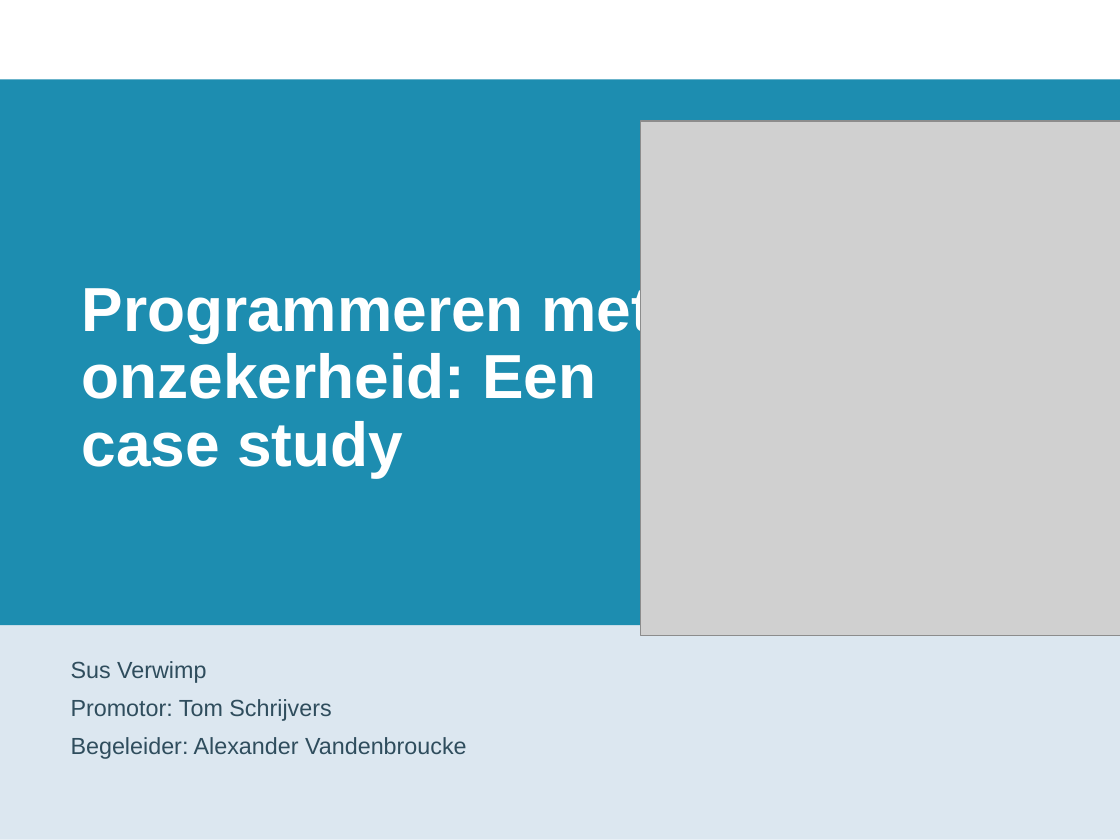
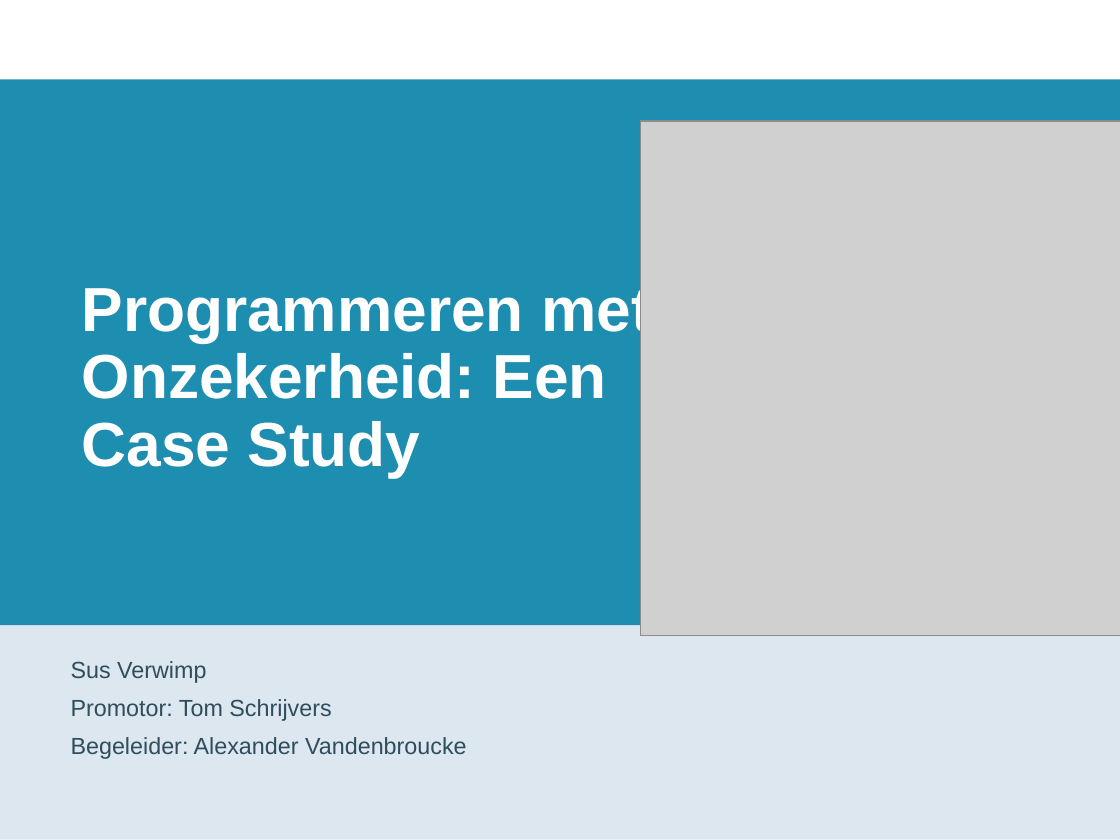
Before and after one commit to susverwimp/T208-Probabilistic-Programming-A-Case-Study, a slide deck: slide 1 of thesis/presentations/2 second/second.pptx. Drawn at 1120x840 pixels with LibreOffice and Linux fonts; fonts in the diff are those of the drawing; grey boxes stand for pictures; background and template pictures are left out. Boxes give left, top, right and bottom in pixels: in the first picture for what was removed or moved away, otherwise in the second. Text is boxed around its words. In the diff, an @@ line names an element or a change of style, - is before the commit and + after.

Commit message:
second presentation feedback + text

```diff
--- a/thesis/presentations/2 second/second.pptx
+++ b/thesis/presentations/2 second/second.pptx
@@ title at (x1=82, y1=281, x2=652, y2=477): text changed @@
-Programmeren met onzekerheid: Een case study
+Programmeren met Onzekerheid: Een Case Study
```
Also in this commit, not shown: 1 other slide changed, 12 other files.
